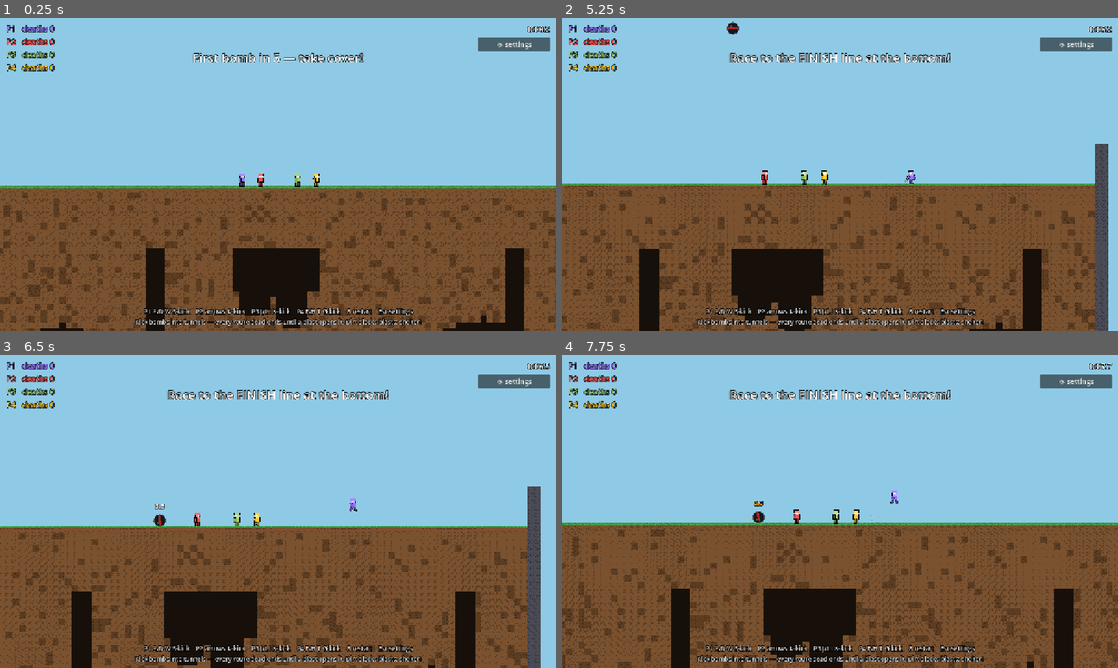
Above: before the commit, frames 1-4 (two rows, left to right).
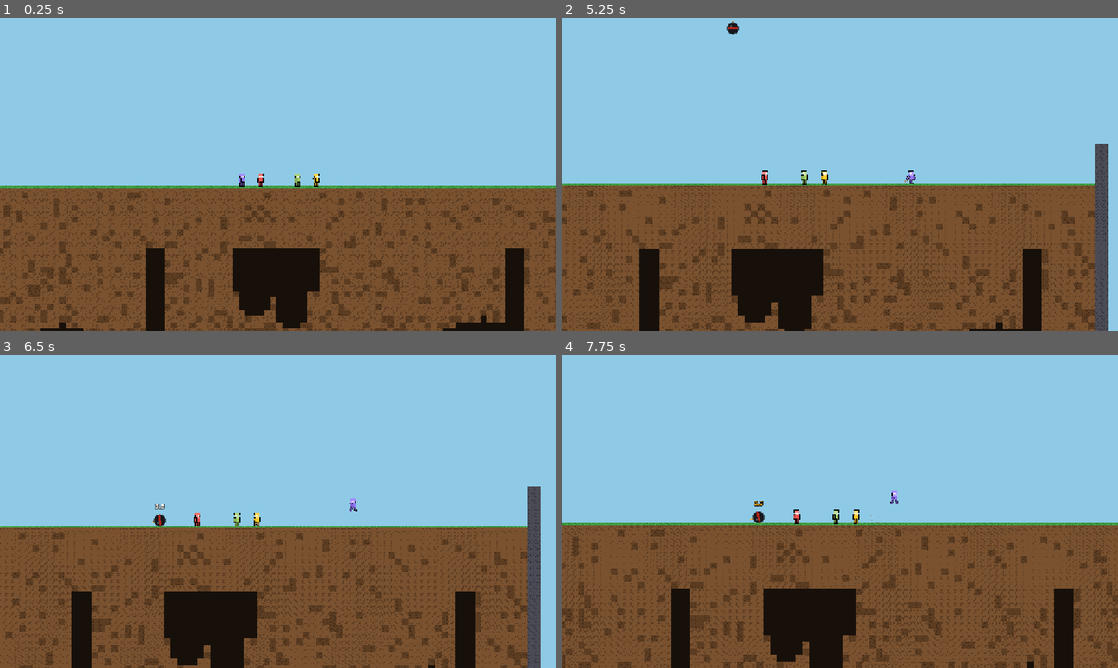
Above: after the commit, the same moments.

Repository: uchy4/dummy
Game: Godot game, scene res://scenes/main.tscn
The game is run twice, just before and just after one commit, with the same random seed, the same clock (stepped at 60 frames per second) and the same inputs.
Inputs (mouse positions are in pixels of both pictures, inside the frame that each line leads up to):
- Up to frame 1 (0.25 s): no input
- Up to frame 2 (5.25 s): tap Enter (ui_accept) at 0.5 s; move the mouse to (962, 158) at 0.52 s; hold D (p1_right) 0.53-2.03 s; tap S (p1_kick) at 0.6 s; click (962, 158) at 0.67 s; tap W (p1_jump) at 0.77, 1.52, 3.02, 3.77, 4.52 s; move the mouse to (728, 190) at 1.27 s; tap J at 1.35 s; move the mouse to (895, 105) at 2.02 s; hold A (p1_left) 2.03-2.78 s; tap L at 2.1 s; move the mouse to (812, 237) at 2.77 s; hold D (p1_right) 2.78-4.28 s; tap I at 2.85 s; click (812, 237) at 2.92 s; move the mouse to (1006, 221) at 3.52 s; tap K at 3.6 s; move the mouse to (673, 127) at 4.27 s; hold A (p1_left) 4.28-5.03 s; tap F at 4.35 s; move the mouse to (867, 174) at 5.02 s; hold D (p1_right) from 5.03 s (still down); tap H at 5.1 s; click (867, 174) at 5.17 s
- Up to frame 3 (6.5 s): move the mouse to (194, 433) at 5.77 s; release D (p1_right) at 5.78 s; hold A (p1_left) from 5.78 s (still down); tap T at 5.85 s; tap W (p1_jump) at 6.02 s
- Up to frame 4 (7.75 s): move the mouse to (962, 495) at 6.52 s; tap G at 6.6 s; tap W (p1_jump) at 6.77, 7.52 s; move the mouse to (728, 527) at 7.27 s; release A (p1_left) at 7.28 s; hold D (p1_right) from 7.28 s (still down); tap S (p1_kick) at 7.35 s; click (728, 527) at 7.42 s

The runs differ from the first frame. In frame 1, 3.1% of the frame differs, in the area x 1-99%, y 2-99%; in frame 2, 3.4%; in frame 3, 3.3%; in frame 4, 3.4%.
Error after the commit: Parse Error: Cannot infer the type of "since" variable because the value doesn't have a set type. (res://scripts/sfx.gd:297)

Commit message:
Informational audio pass and blast-tossed ragdolls
Bombs blip an accelerating countdown over their last 1.5s; a blast
lighting another fuse plays a sharp snap; wins get a rising fanfare and
all-dead draws a sad womp. Explosions now fling settled ragdoll parts
(with terrain shielding), so chain reactions toss the fallen around.

Co-Authored-By: Claude Fable 5 <noreply@anthropic.com>
Claude-Session: https://claude.ai/code/session_01QSJudmCHT44WHN37u3ZpBk

Diff:
--- a/bomb-shelter/scripts/bomb.gd
+++ b/bomb-shelter/scripts/bomb.gd
@@ -28,6 +28,7 @@
 var _body_color := Color(0.13, 0.13, 0.16)
 var _exploded := false
 var _prev_vy := 0.0
+var _tick_timer := 0.0
 var _label: Label
 
 
@@ -78,6 +79,8 @@
 
 
 func ignite(new_fuse: float) -> void:
+	if new_fuse < fuse - 0.2:
+		get_tree().call_group(&"sfx", &"play_snap", global_position)
 	fuse = minf(fuse, new_fuse)
 
 
@@ -106,6 +109,12 @@
 	_prev_vy = linear_velocity.y
 
 	fuse -= delta
+	# Audible countdown that accelerates over the last 1.5 seconds.
+	if fuse > 0.0 and fuse < 1.5:
+		_tick_timer -= delta
+		if _tick_timer <= 0.0:
+			_tick_timer = clampf(fuse * 0.22, 0.06, 0.3)
+			get_tree().call_group(&"sfx", &"play_tick", global_position)
 	if fuse <= 0.0:
 		_explode()
 
@@ -145,6 +154,19 @@
 		var falloff := 1.0 - d / blast
 		bomb.apply_central_impulse(dir * BOMB_IMPULSE * (0.5 + falloff) * bomb.mass)
 		bomb.ignite(randf_range(0.25, 0.7))  # its death sets their fuse off
+
+	# Blasts toss settled ragdolls around too.
+	for rp in get_tree().get_nodes_in_group(&"ragdoll_parts"):
+		var part := rp as RigidBody2D
+		if part == null or not is_instance_valid(part):
+			continue
+		var d := global_position.distance_to(part.global_position)
+		if d > blast or _blocked(space, part.global_position):
+			continue
+		var dir := global_position.direction_to(part.global_position)
+		if dir == Vector2.ZERO:
+			dir = Vector2.UP
+		part.apply_central_impulse(dir * BOMB_IMPULSE * (0.6 + (1.0 - d / blast)) * part.mass)
 
 	# Untyped on purpose: naming Chest here would create a Bomb -> Chest ->
 	# Player -> Bomb class-loading cycle.
--- a/bomb-shelter/scripts/main.gd
+++ b/bomb-shelter/scripts/main.gd
@@ -259,6 +259,7 @@
 		game_over = true
 		hud.show_winner("Nobody", Color(0.7, 0.7, 0.7), elapsed, "Everyone was blown up")
 		NetHub.broadcast({"t": "win", "n": "Nobody", "c": "aaaaaa"})
+		get_tree().call_group(&"sfx", &"play_womp", Vector2.ZERO)
 		get_tree().paused = true
 
 
@@ -266,6 +267,7 @@
 	game_over = true
 	hud.show_winner(p.display_name, p.player_color, elapsed, reason)
 	NetHub.broadcast({"t": "win", "n": p.display_name, "c": p.player_color.to_html(false)})
+	get_tree().call_group(&"sfx", &"play_fanfare", Vector2.ZERO)
 	get_tree().paused = true
 
 
--- a/bomb-shelter/scripts/ragdoll.gd
+++ b/bomb-shelter/scripts/ragdoll.gd
@@ -61,6 +61,7 @@
 	pm.friction = 0.6
 	b.physics_material_override = pm
 
+	b.add_to_group(&"ragdoll_parts")
 	var cs := CollisionShape2D.new()
 	var rs := RectangleShape2D.new()
 	rs.size = size
--- a/bomb-shelter/scripts/sfx.gd
+++ b/bomb-shelter/scripts/sfx.gd
@@ -13,6 +13,10 @@
 var _step_s: AudioStreamWAV
 var _pickup_s: AudioStreamWAV
 var _clank_s: AudioStreamWAV
+var _tick_s: AudioStreamWAV
+var _snap_s: AudioStreamWAV
+var _fanfare_s: AudioStreamWAV
+var _womp_s: AudioStreamWAV
 
 
 func _ready() -> void:
@@ -29,6 +33,10 @@
 	_step_s = _make_step()
 	_pickup_s = _make_pickup()
 	_clank_s = _make_clank()
+	_tick_s = _make_tick()
+	_snap_s = _make_snap()
+	_fanfare_s = _make_fanfare()
+	_womp_s = _make_womp()
 
 
 ## size_mult ~0.5 (bomblet) .. ~4 (big bomb at max blast scale);
@@ -68,6 +76,27 @@
 
 func play_armor_break(_pos: Vector2) -> void:
 	_play(_clank_s, -4.0, randf_range(0.9, 1.05))
+
+
+## Accelerating countdown blip in a bomb's final 1.5 seconds. Low priority:
+## skipped when the mixer is busy so booms always win.
+func play_tick(_pos: Vector2) -> void:
+	if get_child_count() >= 10:
+		return
+	_play(_tick_s, -16.0, randf_range(0.97, 1.03))
+
+
+## The crack of a blast lighting another bomb's fuse.
+func play_snap(_pos: Vector2) -> void:
+	_play(_snap_s, -9.0, randf_range(0.9, 1.15))
+
+
+func play_fanfare(_pos: Vector2) -> void:
+	_play(_fanfare_s, -5.0, 1.0)
+
+
+func play_womp(_pos: Vector2) -> void:
+	_play(_womp_s, -5.0, 1.0)
 
 
 func _play(stream: AudioStreamWAV, vol_db: float, pitch: float) -> void:
@@ -218,6 +247,80 @@
 	return _wav(data)
 
 
+## Countdown blip: a 40 ms high sine ping.
+func _make_tick() -> AudioStreamWAV:
+	var n := int(RATE * 0.04)
+	var data := PackedByteArray()
+	data.resize(n * 2)
+	var phase := 0.0
+	for i in n:
+		var t := float(i) / RATE
+		phase += TAU * 2100.0 / RATE
+		var s := sin(phase) * minf(t * 400.0, 1.0) * exp(-t * 80.0) * 0.8
+		data.encode_s16(i * 2, int(clampf(s, -1.0, 1.0) * 32000.0))
+	return _wav(data)
+
+
+## Chain-ignite: a short electric crack.
+func _make_snap() -> AudioStreamWAV:
+	var n := int(RATE * 0.07)
+	var data := PackedByteArray()
+	data.resize(n * 2)
+	var rng := RandomNumberGenerator.new()
+	rng.seed = 616161
+	var prev := 0.0
+	var phase := 0.0
+	for i in n:
+		var t := float(i) / RATE
+		var noise := rng.randf_range(-1.0, 1.0)
+		phase += TAU * 950.0 / RATE
+		var s := (noise - prev) * 0.9 * exp(-t * 110.0) + sin(phase) * 0.3 * exp(-t * 50.0)
+		prev = noise
+		data.encode_s16(i * 2, int(clampf(s, -1.0, 1.0) * 32000.0))
+	return _wav(data)
+
+
+## Win fanfare: rising C-E-G-C arpeggio with a sustained final note.
+func _make_fanfare() -> AudioStreamWAV:
+	var notes := [523.25, 659.25, 784.0, 1046.5]
+	var starts := [0.0, 0.16, 0.32, 0.48]
+	var n := int(RATE * 1.1)
+	var data := PackedByteArray()
+	data.resize(n * 2)
+	var phase := 0.0
+	for i in n:
+		var t := float(i) / RATE
+		var idx := 0
+		for k in starts.size():
+			if t >= starts[k]:
+				idx = k
+		var since := t - starts[idx]
+		var last := idx == notes.size() - 1
+		phase += TAU * notes[idx] / RATE
+		var env := minf(since * 250.0, 1.0) * exp(-since * (3.0 if last else 9.0))
+		var s := (sin(phase) + 0.25 * sin(phase * 2.0) + 0.12 * sin(phase * 3.0)) * 0.45 * env
+		data.encode_s16(i * 2, int(clampf(s, -1.0, 1.0) * 32000.0))
+	return _wav(data)
+
+
+## Draw: two sad descending notes.
+func _make_womp() -> AudioStreamWAV:
+	var n := int(RATE * 0.7)
+	var data := PackedByteArray()
+	data.resize(n * 2)
+	var phase := 0.0
+	for i in n:
+		var t := float(i) / RATE
+		var freq := 349.23 if t < 0.3 else 233.08
+		freq *= 1.0 + 0.015 * sin(TAU * 5.5 * t)
+		phase += TAU * freq / RATE
+		var since := t if t < 0.3 else t - 0.3
+		var env := minf(since * 200.0, 1.0) * exp(-since * 6.0)
+		var s := (sin(phase) + 0.2 * sin(phase * 2.0)) * 0.5 * env
+		data.encode_s16(i * 2, int(clampf(s, -1.0, 1.0) * 32000.0))
+	return _wav(data)
+
+
 func _wav(data: PackedByteArray) -> AudioStreamWAV:
 	var wav := AudioStreamWAV.new()
 	wav.format = AudioStreamWAV.FORMAT_16_BITS
